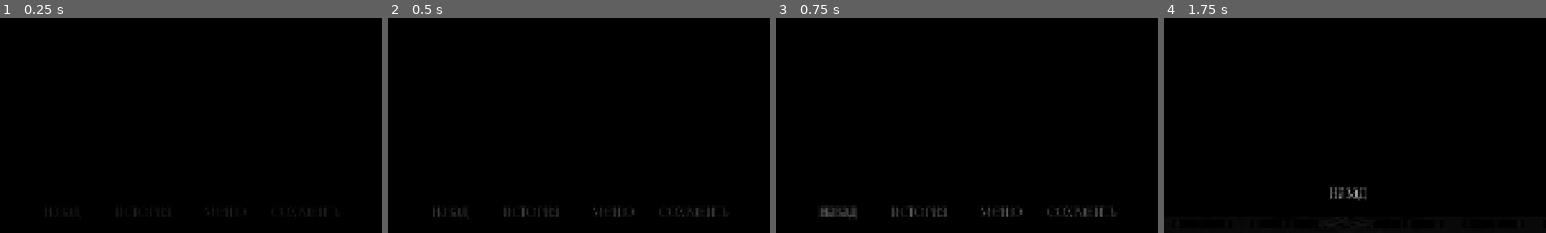
Above: before the commit, frames 1-4 (left to right).
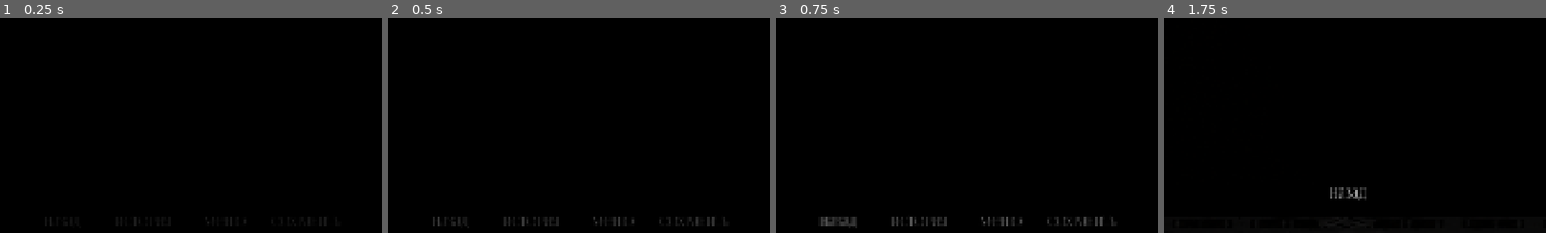
Above: after the commit, the same moments.

Repository: RolicsVin/vow
Game: Godot game, scene res://scenes/test.tscn
Two runs of this game, one before a commit and one after it. Both use one fixed random seed, a clock stepped at 60 frames per second and the inputs below. This scene is started directly instead of the project's main scene.
Inputs:
- Up to frame 1 (0.25 s): no input
- Up to frame 2 (0.5 s): no input
- Up to frame 3 (0.75 s): click "Назад" at 0.5 s
- Up to frame 4 (1.75 s): click "История" at 1.25 s
The pictures show only the part of the screen within x 26-76%, y 50-100%; the shares and areas given below are measured in that part.

The runs differ from the first frame. In frame 1, 0.2% of the frame differs, in the area x 13-86%, y 88-97%; in frame 2, 1.3%; in frame 3, 2.0%, in the area x 11-89%, y 87-98%; in frame 4, nothing differs.
Error after the commit: Parse Error: Not all code paths return a value. (res://godo_visual_novel/core/classes/chat.gd:222)

Commit message:
Добавить проверки пустых элементов и путей в Chat

Diff:
--- a/godo_visual_novel/core/classes/chat.gd
+++ b/godo_visual_novel/core/classes/chat.gd
@@ -168,7 +168,11 @@
 	_start_dialog(get_linear_dialog(dialog_name), idx, true)
 
 
-func load_linear_dialog_in_libriary(linear_dialog: LinearDialog):
+func load_linear_dialog_in_libriary(linear_dialog: LinearDialog) -> void:
+	if not linear_dialog:
+		push_warning('[Chat] Не удалось добавить диалог: ресурс LinearDialog отсутствует')
+		return
+
 	if linear_dialog.dialog_name:
 		dialog_tree.append(linear_dialog)
 	else:
@@ -215,8 +219,10 @@
 	return dialog_tree
 
 
-func get_linear_dialog(dialog_name: String):
+func get_linear_dialog(dialog_name: String) -> LinearDialog:
 	for linear_dialog in dialog_tree:
+		if not linear_dialog:
+			continue
 		if linear_dialog.get_dialog_name() == dialog_name:
 			return linear_dialog
 
@@ -288,6 +294,10 @@
 			continue
 
 		var node_path: NodePath = NodePath(action.get_path_node())
+		if node_path.is_empty():
+			push_warning('[Chat] У отложенного действия не указан путь к узлу')
+			continue
+
 		var node: Node = get_node_or_null(node_path)
 		if not node:
 			push_warning('[Chat] Не найден узел для действия: \'%s\'' % node_path)
@@ -373,6 +383,10 @@
 	if timer:
 		timer.start()
 	var replica: Replica = current_dialog.get_replica_to_id(index)
+	if not replica:
+		push_warning('[Chat] В диалоге отсутствует реплика с индексом %d' % index)
+		return
+
 	if replica.get_reset_text_buffer():
 		text = ''
 	set_replica(replica)
@@ -394,8 +408,9 @@
 	else:
 		_hidding = true
 
-	perform_an_action_end(_last_replica)
-	replica_ended.emit(_last_replica)
+	if _last_replica:
+		perform_an_action_end(_last_replica)
+		replica_ended.emit(_last_replica)
 
 	if current_dialog.get_next_mini_game():
 		if not mini_games_root:
